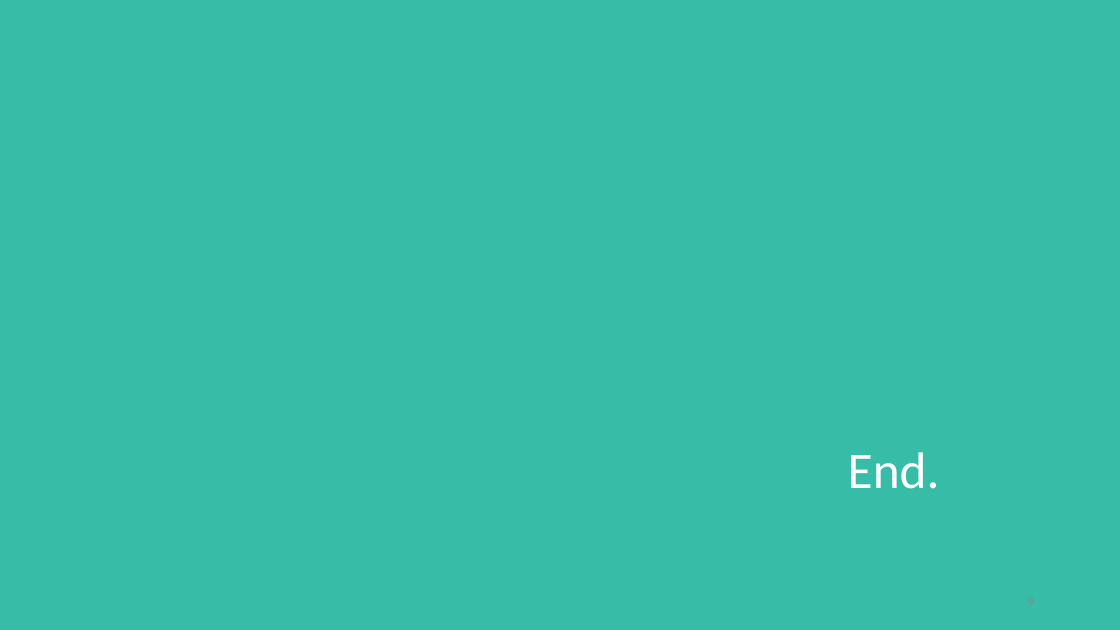
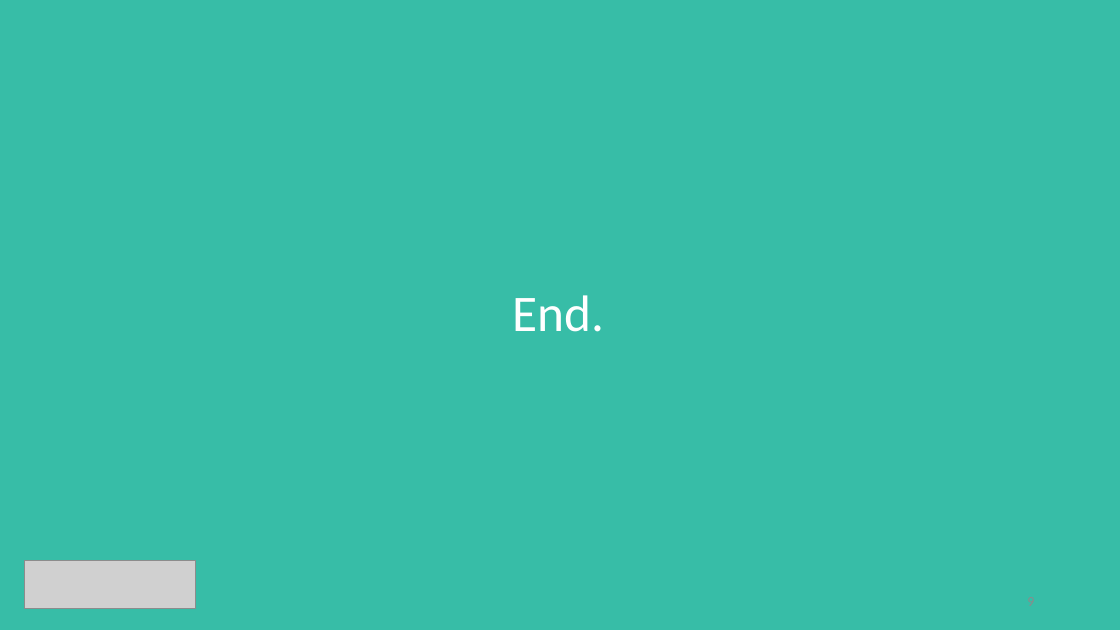
Before and after one commit to ceciliacheungns/Analytics_In_Business, a slide deck: slide 10 of Presentation.pptx. Drawn at 1120x630 pixels with LibreOffice and Linux fonts; fonts in the diff are those of the drawing; grey boxes stand for pictures. Boxes give left, top, right and bottom in pixels: in the first picture for what was removed or moved away, otherwise in the second. Text is boxed around its words. In the diff, an @@ line names an element or a change of style, - is before the commit and + after.

```diff
--- a/Presentation.pptx
+++ b/Presentation.pptx
@@ title "End.": place and size @@
-title "End." at (848, 452, 940, 489)
+title "End." at (512, 295, 604, 332)
@@ title "End." at (512, 295, 604, 332): alignment left to centre @@
@@ picture added at (24, 560, 195, 608) @@
```
Also in this commit, not shown: 3 other slides changed.
